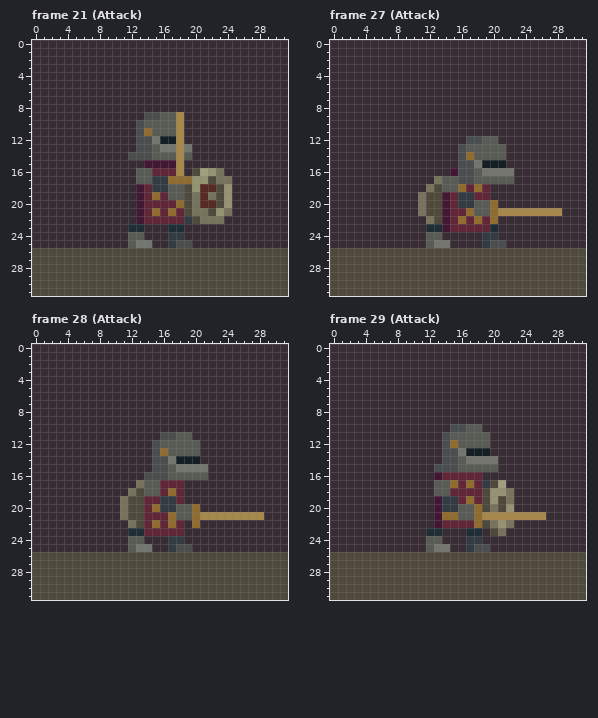
One commit to this pixel-art file: Assets/Sprites/Hero.ase. That is the earlier state.
32x32 pixels, 33 frames. Shown: frame 21 (Attack), frame 27 (Attack), frame 28 (Attack), frame 29 (Attack). The commit also changed other frames, which this record leaves out.
After the commit:
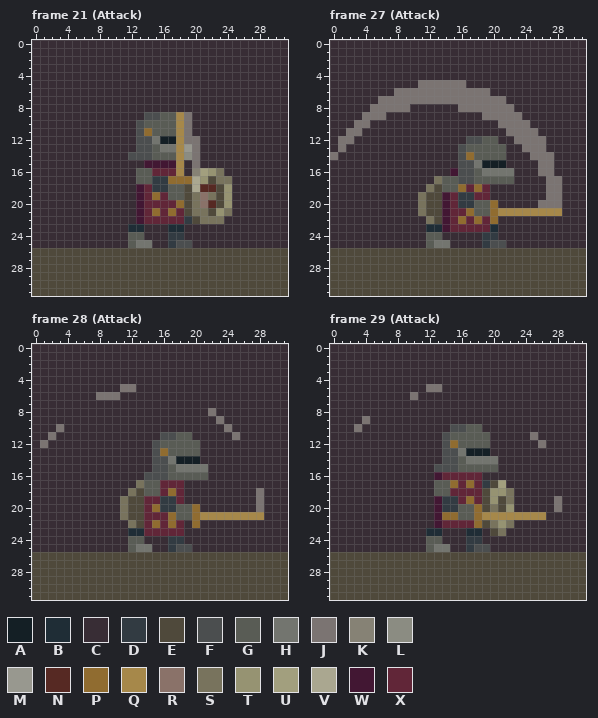
Palette (. is transparent): A #141f25  B #1f2d36  C #382d35  D #323b42  E #4f493b  F #4b4e4f  G #595c55  H #73756f  J #7b7472  K #868275  L #8b8c82  M #98988f  N #562923  P #906c30  Q #a6884a  R #8a7269  S #78735d  T #969372  U #a29f7e  V #aaa790  W #421733  X #612638
What changed:
layer "VFX" now shown
Frame 21 (Attack), layer "VFX":
Colour C gives way to colour J in rows 9 to 11 at x 19; in row 12 at x 19 to 20; in rows 13 to 15 at x 20.
Colour E gives way to colour K in row 16 at x 20.
Colour G gives way to colour L in row 14 at x 19.
Colour H gives way to colour M in row 13 at x 19.
Colour N gives way to colour R in rows 19 to 20 at x 21.
Colour T gives way to colour V in rows 17 to 18 at x 20.
Frame 27 (Attack), layer "VFX":
Colour C gives way to colour J in row 5 at x 11 to 16; in row 6 at x 8 to 19; in row 7 at x 6 to 21; in row 8 at x 5 to 9 and 16 to 22; in row 9 at x 4 to 6 and 19 to 23; in row 10 at x 3 to 4 and 21 to 24.
Colour C gives way to colour J in row 11 at x 2 to 3 and 22 to 25; in row 12 at x 1 to 2 and 23 to 26; in row 13 at x 1 and 24 to 26; in row 14 at x 0 and 25 to 27; in rows 15 to 16 at x 26 to 27; in rows 17 to 19 at x 27 to 28.
Colour C gives way to colour J in row 20 at x 26 to 28.
Frame 28 (Attack), layer "VFX":
Colour C gives way to colour J in row 5 at x 11 to 12; in row 6 at x 8 to 10; in row 8 at x 22; in row 9 at x 23; in row 10 at x 3 and 24; in row 11 at x 2 and 25.
Colour C gives way to colour J in row 12 at x 1; in rows 18 to 20 at x 28.
Frame 29 (Attack), layer "VFX":
Colour C gives way to colour J in row 5 at x 12 to 13; in row 6 at x 10; in row 9 at x 4; in row 10 at x 3; in row 11 at x 25; in row 12 at x 26.
Colour C gives way to colour J in rows 19 to 20 at x 28.
